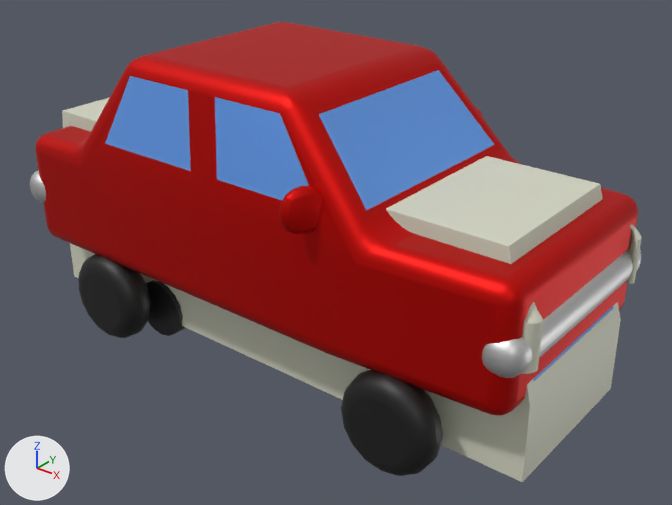
Two versions of the Blender file frog.blend, one commit apart.
Before and after are seen from a 50 mm lens placed at (6.78, -8.05, 4.93), pointed at (0.35, -0.01, -0.05). The lights are fixed; the arrows at lower left show +X, +Y and +Z. The same objects are shown in both versions, whatever each file hides.

Names of what the first picture shows: 'Kleinwagen.001', 'Kleinwagen.002', 'bus'.
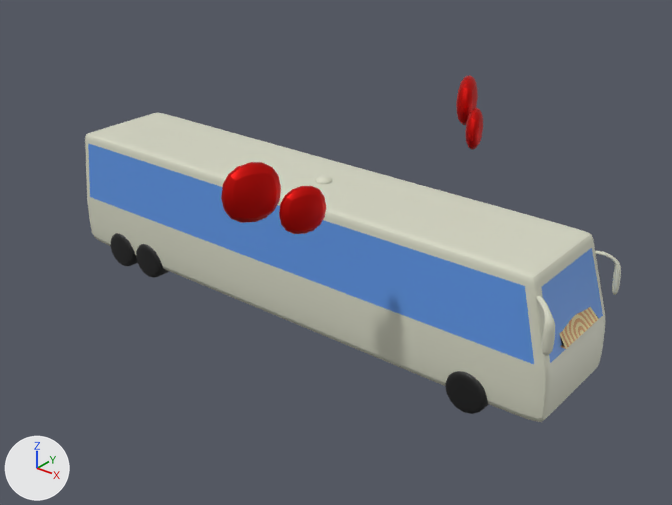
Boxes (x1, y1, x2, y2) around the edits, measured in the pictures (672 x 505 px; the box of a moved part takes in the faces that stretch with it):
'Kleinwagen.001', reshaped, moved, rescaled, modifiers changed (58% narrower, 67% shorter)
    before: (30, 22, 641, 476)
    after: (221, 75, 478, 223)
'bus', reshaped, rescaled, modifiers changed (8% narrower, 19% shorter)
    before: (62, 97, 642, 482)
    after: (85, 112, 621, 422)
part 1 of me_cylinder, moved or reshaped (not visible before)
    after: (560, 307, 599, 349)
part 2 of me_cube_001, moved or reshaped
    before: (522, 224, 642, 374)
    after: (536, 251, 621, 356)
part 3 of me_cube_001, rebuilt (7% narrower, 19% shorter)
    before: (62, 97, 621, 482)
    after: (85, 112, 605, 422)
part 4 of me_cube_001, added (black)
    after: (110, 233, 138, 266)
part 5 of me_cube_001, added (black)
    after: (136, 244, 170, 278)
part 6 of me_cube_001, added (black)
    after: (446, 371, 489, 414)
part 7 of me_cube_001, deleted (black)
    before: (146, 280, 185, 336)

What changed in the scene script:
```text
Add mat_baumrinde:
    mat_baumrinde = bpy.data.materials.new('Baumrinde')
    # nodes: BsdfPrincipled, Bump, Clamp, Displacement, Mapping, Mix, OutputMaterial, TexCoord, TexNoise, TexVoronoi, ValToRGB
    # colours: light grey #e2e2e2, white #e6e6e6, beige #ab8d82, dark grey #6c625b, black #000000, green #7aa83e, grey #a8a8a8, light grey #dfdfdf
Change me_cylinder:
    used by ob_large_tree; location = (0.0, 0.0, 0.0); rotation_euler = (0.0, 1.571, 0.0), in degrees (0, 90, 0)
    remove me_cylinder.from_pydata(...)  # 208 vertices, 193 faces; spans x -0.35..0.35, y -0.35..0.35, z -2.21..3.23
    remove me_cylinder.materials.append(mat_birkenrinde)
    add me_cylinder.from_pydata(...)  # 124 vertices, 99 faces; spans x -0.38..0.0, y -0.38..0.38, z -3.63..3.6
    me_cylinder part 1: 208 vertices removed from x -0.35..0.35, y -0.35..0.35, z -2.21..3.23; 124 vertices added at x -0.38..0.0, y -0.38..0.38, z -3.63..3.6
    add me_cylinder.materials.append(mat_baumrinde)
Change me_cube_001:
    used by ob_bus; location = (0.09, 0.0, 0.0); scale = (2.86, 2.86, 2.86)
    remove me_cube_001.from_pydata(...)  # 261 vertices, 189 faces; spans x -1.3..1.25, y -0.44..0.0, z -0.52..0.47
    add me_cube_001.from_pydata(...)  # 309 vertices, 237 faces; spans x -1.94..1.84, y -0.44..0.0, z -0.52..0.47
    me_cube_001 part 2: the loose piece of 96 vertices spanning x 1.09..1.25, y -0.44..-0.31, z 0.05..0.33 is moved by (0.59, 0.0, 0.0)
    me_cube_001 part 3: the loose piece of 48 vertices spanning x -1.3..1.23, y -0.37..0.0, z -0.43..0.43 is rebuilt with 48 vertices and now spans x -1.94..1.82, y -0.37..0.0, z -0.43..0.43
    me_cube_001 part 4: a new loose piece of 48 vertices spanning x -1.69..-1.42, y -0.39..0.0, z -0.52..-0.25, in mat_schwarz (black #141414)
    me_cube_001 part 5: a new loose piece of 48 vertices spanning x -1.41..-1.14, y -0.39..0.0, z -0.52..-0.25, in mat_schwarz (black #141414)
    me_cube_001 part 6: a new loose piece of 48 vertices spanning x 1.21..1.48, y -0.39..0.0, z -0.52..-0.25, in mat_schwarz (black #141414)
    me_cube_001 part 7: the loose piece of 32 vertices spanning x -0.77..-0.5, y -0.39..0.0, z -0.52..-0.25 is deleted
Add me_cube_008:
    me_cube_008 = me_cube_007.copy(); me_cube_008.name = 'Cube.008'  # the mesh of ob_kleinwagen_002
Change ob_bus:
    remove _m = ob_bus.modifiers.new('Bevel', 'BEVEL')
    remove _m.width = 0.047
    remove _m.width_pct = 0.047
    remove _m.segments = 3
    ob_bus.scale: (2.86, 2.86, 2.86) -> (1.93, 1.93, 1.93)
    add _m = ob_bus.modifiers.new('Subdivision', 'SUBSURF')
    add _m.levels = 2
Change ob_kleinwagen_001:
    ob_kleinwagen_001: bpy.data.objects.new('Kleinwagen.001', me_cube_006) -> bpy.data.objects.new('Kleinwagen.001', me_cube_008)
    ob_kleinwagen_001.location: (0.643, 0.0, 0.335) -> (0.171, 0.0, 0.335)
    ob_kleinwagen_001.scale: (3.7, 3.7, 3.7) -> (1.83, 4.52, 4.52)
    remove _m = ob_kleinwagen_001.modifiers.new('Bevel', 'BEVEL')
    remove _m.width = 0.059
    remove _m.width_pct = 0.059
    remove _m.segments = 5
    add _m = ob_kleinwagen_001.modifiers.new('Subdivision', 'SUBSURF')
    add _m.levels = 2
```
